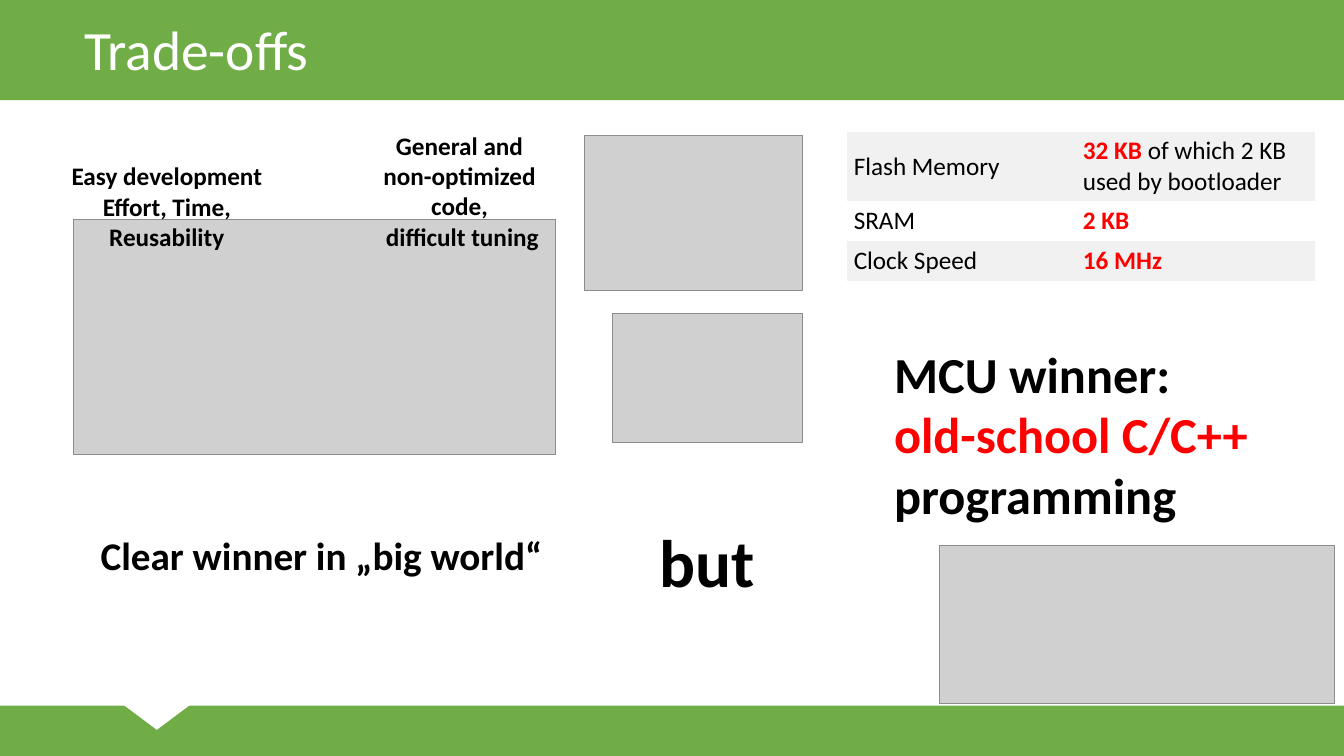
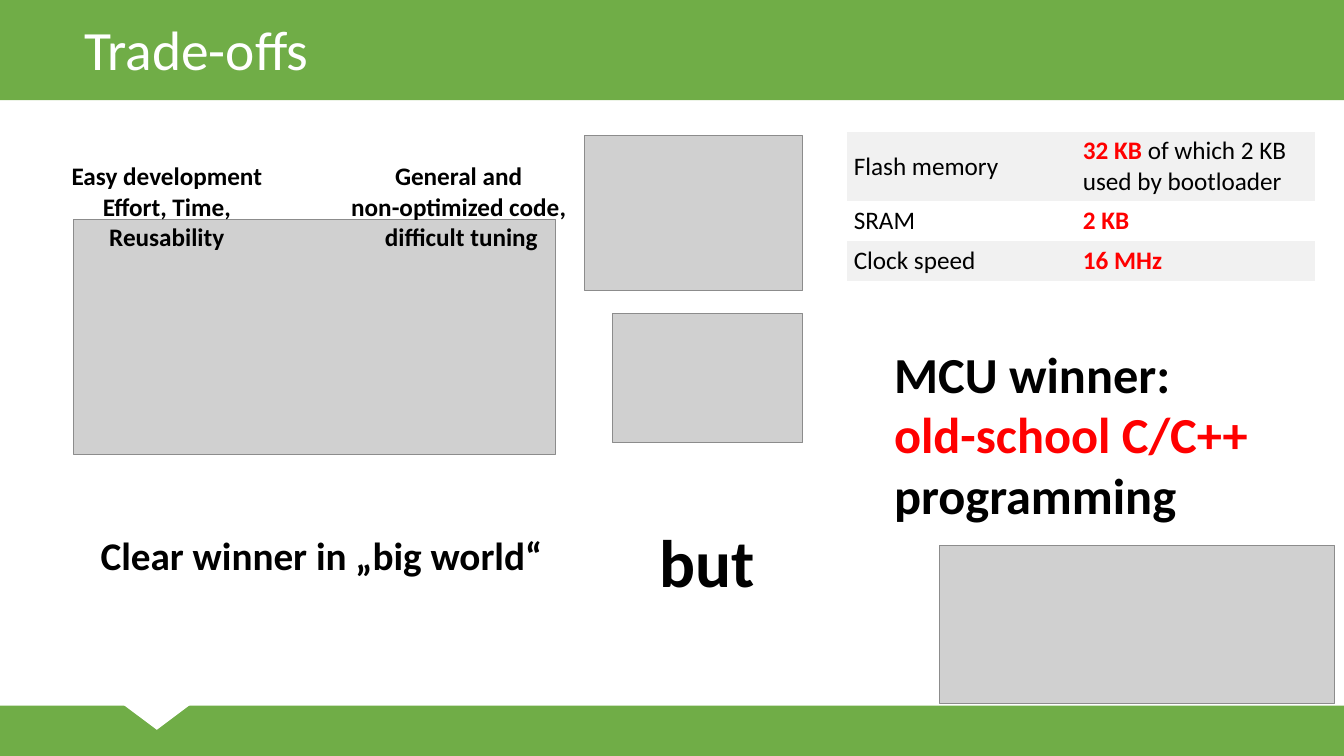
Before and after one commit to ppatrik/DiplomovaPraca, a slide deck: slide 4 of svk/Prezentacia.pptx. Drawn at 1344x756 pixels with LibreOffice and Linux fonts; fonts in the diff are those of the drawing; grey boxes stand for pictures. Boxes give left, top, right and bottom in pixels: in the first picture for what was removed or moved away, otherwise in the second. Text is boxed around its words. In the diff, an @@ line names an element or a change of style, - is before the commit and + after.

```diff
--- a/svk/Prezentacia.pptx
+++ b/svk/Prezentacia.pptx
@@ table at (x1=847, y1=132, x2=1315, y2=281) @@
-row 1, column 1: Flash Memory
+row 1, column 1: Flash memory
-row 3, column 1: Clock Speed
+row 3, column 1: Clock speed
@@ text "General and non-optimized code, difficult ..." rewrapped from (x1=383, y1=137, x2=538, y2=251) to (x1=351, y1=167, x2=566, y2=251) @@
```
Also in this commit, not shown: 4 other slides changed, 9 slides added, 5 other files.
